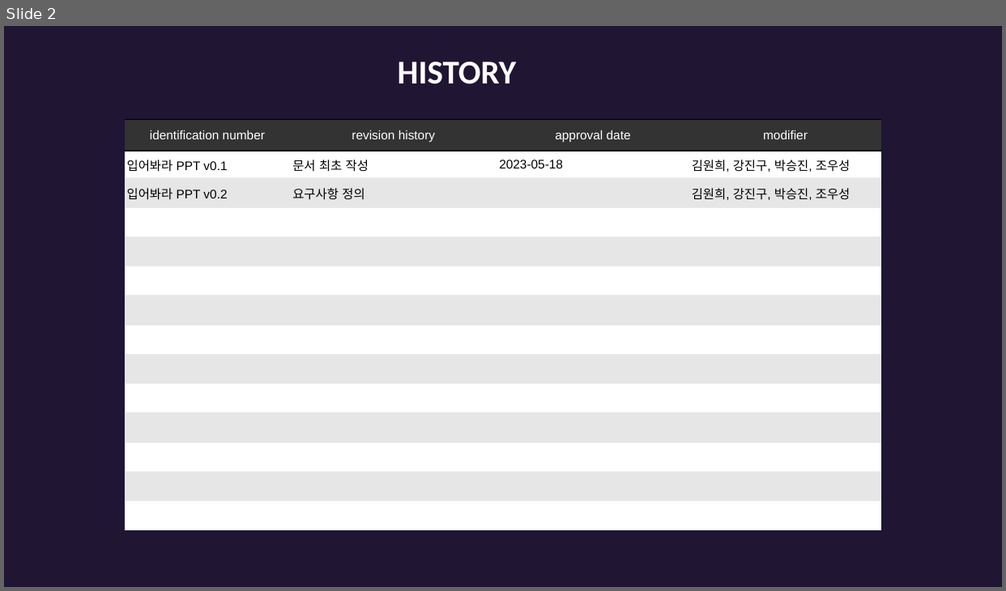
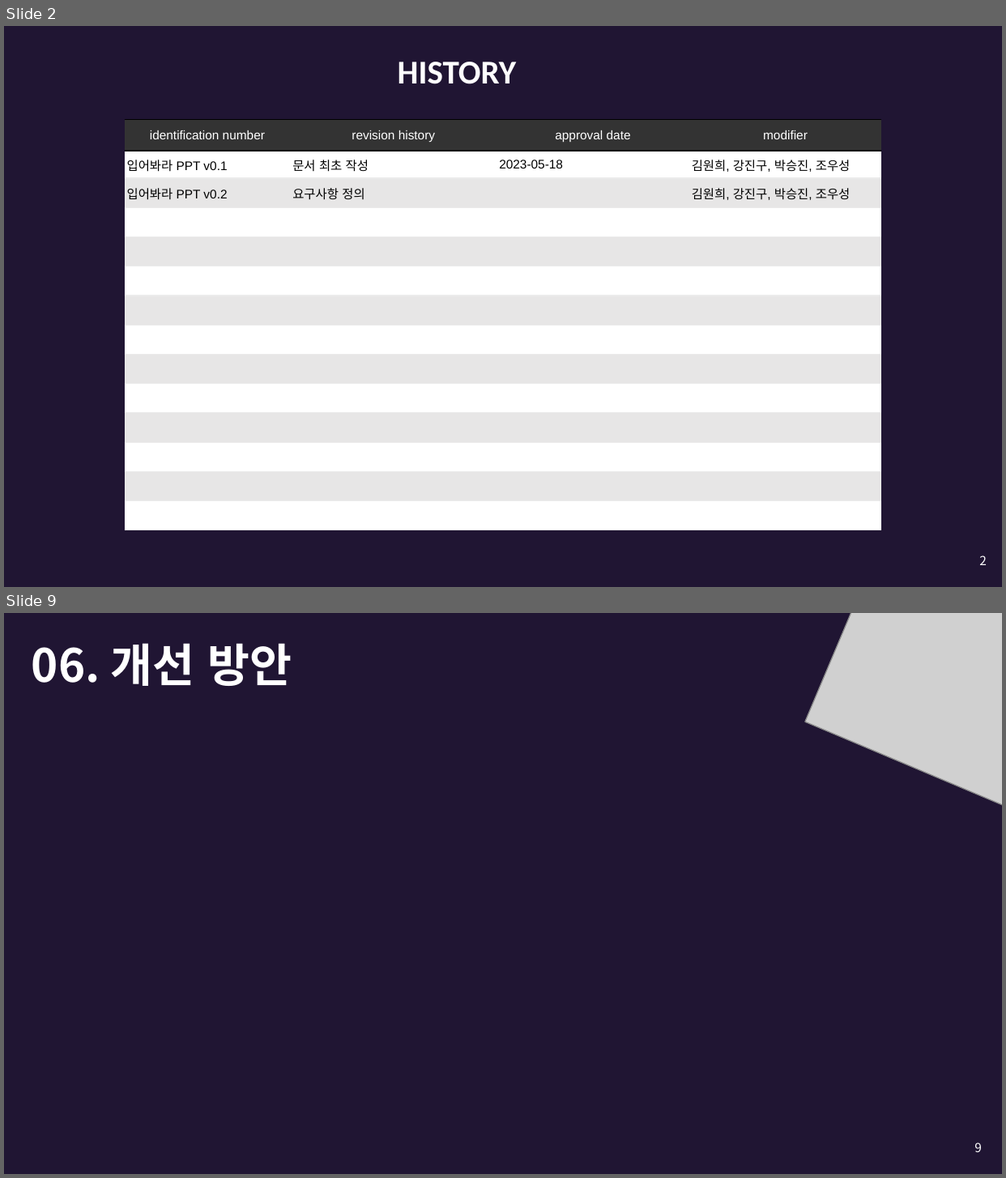
Before and after one commit to wooooooooooooooosung/SSU, a slide deck: doc/입어바라.pptx. Shown one above the other, each under a label of ours: slide 2 before the commit, slides 2 and 9 after it; the slides between them are not shown. The pictures are 1006x591 and 1006x1178 pixels, drawn with LibreOffice and Linux fonts; fonts in the diff are those of the drawing; grey boxes stand for pictures. Boxes give left, top, right and bottom in pixels: in the first picture for what was removed or moved away, otherwise in the second. Text is boxed around its words. In the diff, an @@ line names an element or a change of style, - is before the commit and + after.

```diff
--- a/doc/입어바라.pptx
+++ b/doc/입어바라.pptx
@@ slide 9 added at [4, 613, 1002, 1174], background #201533 @@
@@ picture added at [805, 613, 1002, 816] @@
@@ title added at [32, 643, 292, 686], 33 pt, text #FFFFFF, bold @@
+06. 개선 방안
@@ page number added at [974, 1143, 982, 1152], 9 pt, text #FFFFFF @@
+9
@@ slide 2 changed as well @@
@@ page number added at [979, 556, 987, 565], 9 pt, text #FFFFFF @@
+2
```
Also in this commit, not shown: 1 other slide changed, 7 other slides added, 1 slide removed.
